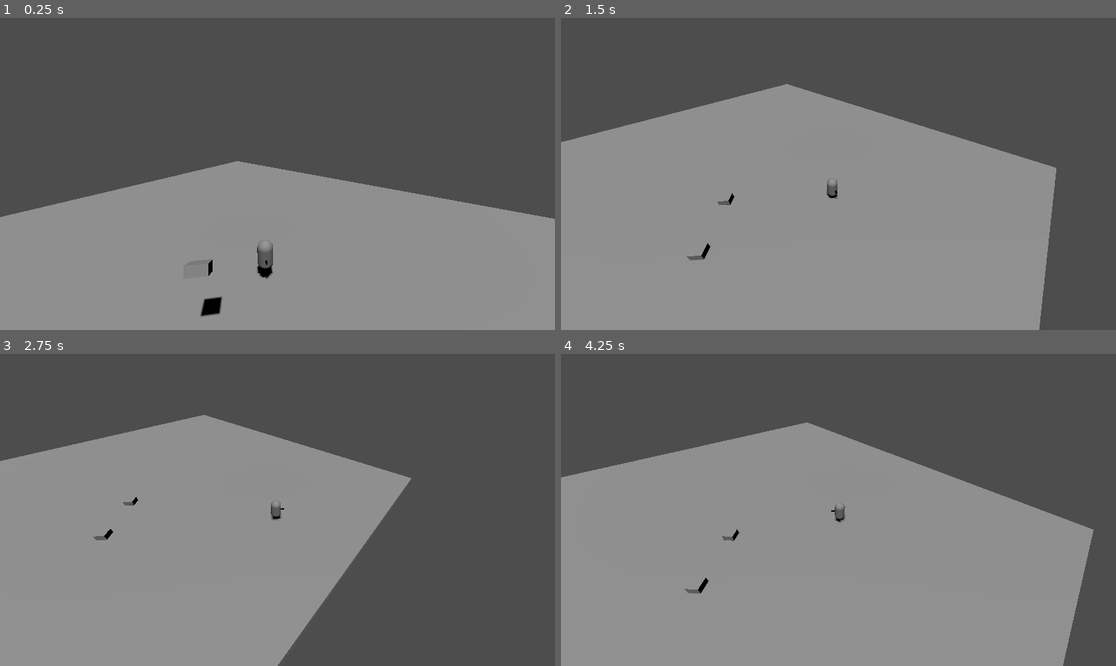
Above: before the commit, frames 1-4 (two rows, left to right).
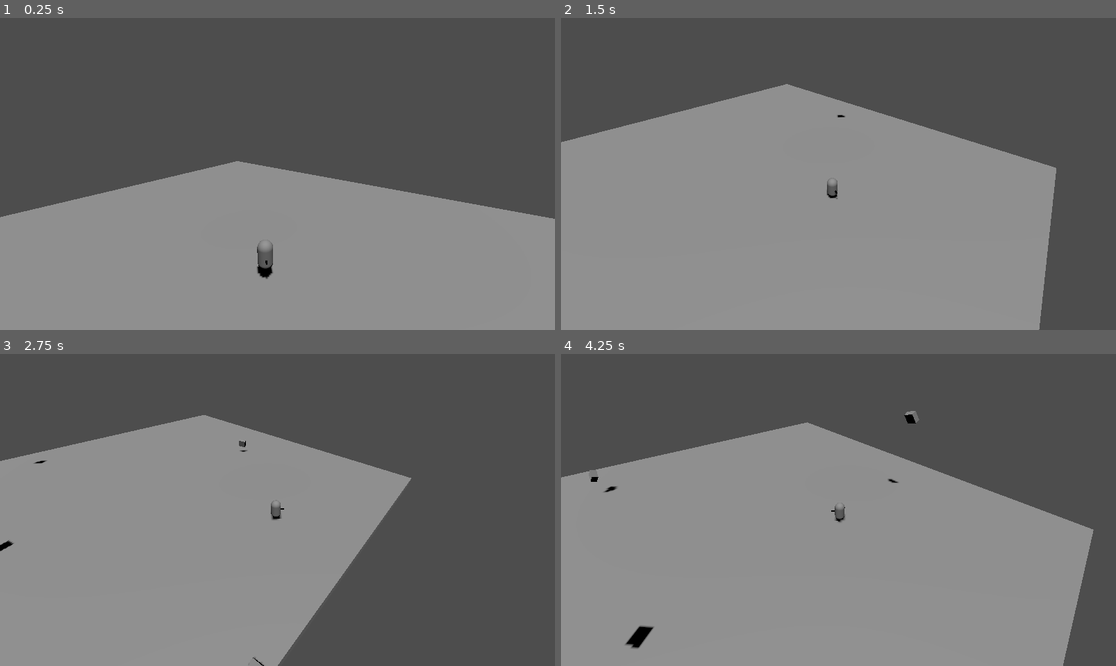
Above: after the commit, the same moments.

Repository: NopksForge/auth-slash
Game: Godot game, scene res://levels/practice_room/practice_room.tscn
Two runs of this game, one before a commit and one after it. Both use one fixed random seed, a clock stepped at 60 frames per second and the inputs below.
Inputs:
- Up to frame 1 (0.25 s): no input
- Up to frame 2 (1.5 s): hold D (move_right) 0.53-1.28 s; tap Space (move_dash) at 0.6, 1.35 s; hold S (move_down) from 1.28 s (still down)
- Up to frame 3 (2.75 s): release S (move_down) at 2.03 s; hold D (move_right) from 2.03 s (still down); tap Space (move_dash) at 2.1 s
- Up to frame 4 (4.25 s): release D (move_right) at 2.78 s; hold W (move_up) 2.78-3.53 s; tap Space (move_dash) at 2.85, 3.6 s; hold A (move_left) from 3.53 s (still down)

The runs differ from the first frame. In frame 1, 0.2% of the frame differs, in the area x 36-41%, y 77-96%; in frame 2, 0.1%; in frame 3, 0.2%; in frame 4, 0.5%, in the area x 5-65%, y 18-95%.

Commit message:
init excalidraw, implement box rain

Diff:
--- a/levels/practice_room/Box.tscn
+++ b/levels/practice_room/Box.tscn
@@ -1,4 +1,6 @@
-[gd_scene load_steps=3 format=3 uid="uid://ggjqnr7jy424"]
+[gd_scene load_steps=4 format=3 uid="uid://ggjqnr7jy424"]
+
+[ext_resource type="Script" path="res://levels/practice_room/box.gd" id="1_wx7rl"]
 
 [sub_resource type="BoxMesh" id="BoxMesh_jnvbi"]
 size = Vector3(1, 0.5, 1)
@@ -7,6 +9,7 @@
 size = Vector3(1, 0.5, 1)
 
 [node name="Box" type="RigidBody3D"]
+script = ExtResource("1_wx7rl")
 
 [node name="MeshInstance3D" type="MeshInstance3D" parent="."]
 mesh = SubResource("BoxMesh_jnvbi")
--- /dev/null
+++ b/levels/practice_room/box.gd
@@ -0,0 +1,52 @@
+extends RigidBody3D
+
+signal box_destroyed(box: Node3D)
+
+@export var floor_detection_time: float = 0.2
+@export var destruction_delay: float = 0.2
+
+var time_since_spawn: float = 0.0
+var can_check_floor: bool = false
+var is_being_destroyed: bool = false
+
+func _ready():
+	# Enable contact monitoring for collision detection
+	contact_monitor = true
+	max_contacts_reported = 1
+
+	# Add random rotation when spawned
+	angular_velocity = Vector3(
+		randf_range(-1, 1),
+		randf_range(-1, 1),
+		randf_range(-1, 1)
+	)
+
+func _physics_process(delta):
+	if is_being_destroyed:
+		return
+
+	time_since_spawn += delta
+
+	# Wait a bit before starting floor detection
+	if time_since_spawn >= floor_detection_time:
+		can_check_floor = true
+
+	# Check for floor collision using linear velocity
+	if can_check_floor and get_contact_count() > 0:
+		# Check if we're mostly stopped
+		if linear_velocity.length() < 0.1:
+			destroy()
+
+func destroy():
+	if is_being_destroyed:
+		return
+
+	is_being_destroyed = true
+
+	# Emit signal before destruction
+	box_destroyed.emit(self)
+
+	# Scale down and destroy
+	var tween = create_tween()
+	tween.tween_property(self, "scale", Vector3.ZERO, destruction_delay)
+	tween.tween_callback(queue_free)
--- /dev/null
+++ b/levels/practice_room/boxs_rain.gd
@@ -0,0 +1,44 @@
+extends Node3D
+
+@export var box_scene: PackedScene  # Reference to the Box scene
+@export var spawn_area_size: Vector2 = Vector2(50, 50)  # Width and Length of spawn area
+@export var spawn_height: float = 15.0  # Height at which boxes spawn
+@export var spawn_interval: float = 0.5  # Time between spawns
+@export var max_boxes: int = 50  # Maximum number of boxes at once
+
+var spawn_timer: float = 0.0
+var boxes: Array = []
+
+func _ready() -> void:
+	# Create collision shape for ground detection
+	process_mode = Node.PROCESS_MODE_PAUSABLE
+
+func _process(delta: float) -> void:
+	spawn_timer += delta
+	if spawn_timer >= spawn_interval and boxes.size() < max_boxes:
+		spawn_box()
+		spawn_timer = 0.0
+
+func spawn_box() -> void:
+	if !box_scene:
+		push_error("Box scene not set in BoxRain!")
+		return
+
+	var box = box_scene.instantiate()
+	print(box)
+	add_child(box)
+	boxes.append(box)
+
+	# Random position within spawn area
+	var random_x = randf_range(-spawn_area_size.x/2, spawn_area_size.x/2)
+	var random_z = randf_range(-spawn_area_size.y/2, spawn_area_size.y/2)
+
+	# Set position
+	box.global_position = global_position + Vector3(random_x, spawn_height, random_z)
+
+	# Connect to box's destroyed signal
+	if !box.is_connected("box_destroyed", _on_box_destroyed):
+		box.connect("box_destroyed", _on_box_destroyed)
+
+func _on_box_destroyed(box: Node3D) -> void:
+	boxes.erase(box)
--- a/levels/practice_room/camera_rig.gd
+++ b/levels/practice_room/camera_rig.gd
@@ -17,47 +17,47 @@
 var previous_player_position: Vector3 = Vector3.ZERO
 
 func _ready() -> void:
-    player = get_parent().get_node("Player")
-    if player:
-        previous_player_position = player.global_position
-        target_position = player.global_position + base_offset
+	player = get_parent().get_node("Player")
+	if player:
+		previous_player_position = player.global_position
+		target_position = player.global_position + base_offset
 
 func _physics_process(delta: float) -> void:
-    if !player:
-        return
+	if !player:
+		return
 
-    # Calculate player's movement velocity
-    var player_velocity = (player.global_position - previous_player_position) / delta
-    previous_player_position = player.global_position
+	# Calculate player's movement velocity
+	var player_velocity = (player.global_position - previous_player_position) / delta
+	previous_player_position = player.global_position
 
-    # Calculate movement-based camera offset
-    var movement_offset = Vector3.ZERO
-    if player_velocity.length() > 0.1:
-        movement_offset = player_velocity.normalized() * movement_influence
-        movement_offset.y = 0  # Keep vertical offset constant
-        movement_offset = movement_offset.limit_length(max_movement_offset)
+	# Calculate movement-based camera offset
+	var movement_offset = Vector3.ZERO
+	if player_velocity.length() > 0.1:
+		movement_offset = player_velocity.normalized() * movement_influence
+		movement_offset.y = 0  # Keep vertical offset constant
+		movement_offset = movement_offset.limit_length(max_movement_offset)
 
-    # Smoothly interpolate current movement offset
-    current_movement_offset = current_movement_offset.lerp(movement_offset, smoothing * delta)
+	# Smoothly interpolate current movement offset
+	current_movement_offset = current_movement_offset.lerp(movement_offset, smoothing * delta)
 
-    # Calculate zoom based on movement speed
-    var target_zoom_offset = player_velocity.length() * zoom_influence
-    target_zoom_offset = clamp(target_zoom_offset, 0, max_zoom_offset)
-    current_zoom_offset = lerp(current_zoom_offset, target_zoom_offset, smoothing * delta)
+	# Calculate zoom based on movement speed
+	var target_zoom_offset = player_velocity.length() * zoom_influence
+	target_zoom_offset = clamp(target_zoom_offset, 0, max_zoom_offset)
+	current_zoom_offset = lerp(current_zoom_offset, target_zoom_offset, smoothing * delta)
 
-    # Calculate final camera offset with zoom
-    var final_offset = base_offset + current_movement_offset
-    final_offset = final_offset * (1.0 + current_zoom_offset)
+	# Calculate final camera offset with zoom
+	var final_offset = base_offset + current_movement_offset
+	final_offset = final_offset * (1.0 + current_zoom_offset)
 
-    # Calculate target position
-    target_position = player.global_position + final_offset
+	# Calculate target position
+	target_position = player.global_position + final_offset
 
-    # Smooth camera movement
-    global_position = global_position.lerp(target_position, follow_speed * delta)
+	# Smooth camera movement
+	global_position = global_position.lerp(target_position, follow_speed * delta)
 
-    # Look at player with smooth rotation
-    var current_rotation = Quaternion(global_transform.basis)
-    var target_rotation = Quaternion(global_transform.looking_at(
-        player.global_position + look_at_offset, Vector3.UP).basis)
+	# Look at player with smooth rotation
+	var current_rotation = Quaternion(global_transform.basis)
+	var target_rotation = Quaternion(global_transform.looking_at(
+		player.global_position + look_at_offset, Vector3.UP).basis)
 
-    global_transform.basis = Basis(current_rotation.slerp(target_rotation, smoothing * delta))
+	global_transform.basis = Basis(current_rotation.slerp(target_rotation, smoothing * delta))
--- /dev/null
+++ b/levels/practice_room/floor.gd
@@ -0,0 +1,7 @@
+extends StaticBody3D
+
+
+# Called when the node enters the scene tree for the first time.
+func _ready() -> void:
+	# Add this to your ground node
+	add_to_group("ground")
--- a/levels/practice_room/practice_room.tscn
+++ b/levels/practice_room/practice_room.tscn
@@ -1,8 +1,10 @@
-[gd_scene load_steps=6 format=3 uid="uid://coyd7blrkj2f8"]
+[gd_scene load_steps=8 format=3 uid="uid://coyd7blrkj2f8"]
 
 [ext_resource type="Script" path="res://levels/practice_room/camera_rig.gd" id="1_6g22g"]
-[ext_resource type="PackedScene" uid="uid://ggjqnr7jy424" path="res://levels/practice_room/Box.tscn" id="1_43ptd"]
+[ext_resource type="Script" path="res://levels/practice_room/floor.gd" id="2_8ebd8"]
 [ext_resource type="PackedScene" uid="uid://dvkiaxspfn6cj" path="res://characters/Players/Stave.tscn" id="2_cfoec"]
+[ext_resource type="Script" path="res://levels/practice_room/boxs_rain.gd" id="3_yldo7"]
+[ext_resource type="PackedScene" uid="uid://ggjqnr7jy424" path="res://levels/practice_room/box.tscn" id="5_ukn1i"]
 
 [sub_resource type="BoxMesh" id="BoxMesh_7e2qp"]
 size = Vector3(50, 1, 50)
@@ -17,8 +19,9 @@
 
 [node name="Camera" type="Camera3D" parent="CameraRig"]
 
-[node name="Floor" type="StaticBody3D" parent="."]
+[node name="Floor" type="StaticBody3D" parent="." groups=["ground"]]
 transform = Transform3D(0.707107, 0, 0.707107, 0, 1, 0, -0.707107, 0, 0.707107, 0, -0.5, 0)
+script = ExtResource("2_8ebd8")
 metadata/_edit_group_ = true
 
 [node name="MeshInstance3D" type="MeshInstance3D" parent="Floor"]
@@ -34,11 +37,7 @@
 [node name="Player" parent="." instance=ExtResource("2_cfoec")]
 transform = Transform3D(1, 0, 0, 0, 1, 0, 0, 0, 1, 3.1445, 1.83423, 0)
 
-[node name="Boxs" type="Node3D" parent="."]
+[node name="BoxsRain" type="Node3D" parent="."]
 transform = Transform3D(1, 0, 0, 0, 1, 0, 0, 0, 1, 0, 0, 5.80813)
-
-[node name="Box_1" parent="Boxs" instance=ExtResource("1_43ptd")]
-transform = Transform3D(1, 0, 0, 0, 0.878567, 0.477619, 0, -0.477619, 0.878567, -0.0280013, 3.8495, -2.72754)
-
-[node name="Box_2" parent="Boxs" instance=ExtResource("1_43ptd")]
-transform = Transform3D(1, 0, 0, 0, 0.878567, 0.477619, 0, -0.477619, 0.878567, 0, 2.22481, 2.48811)
+script = ExtResource("3_yldo7")
+box_scene = ExtResource("5_ukn1i")
--- a/project.godot
+++ b/project.godot
@@ -14,6 +14,10 @@
 run/main_scene="res://levels/practice_room/practice_room.tscn"
 config/features=PackedStringArray("4.3", "GL Compatibility")
 config/icon="res://icon.svg"
+
+[global_group]
+
+ground=""
 
 [input]
 
Not shown, added: design/map/stage1-init-auth.excalidraw
